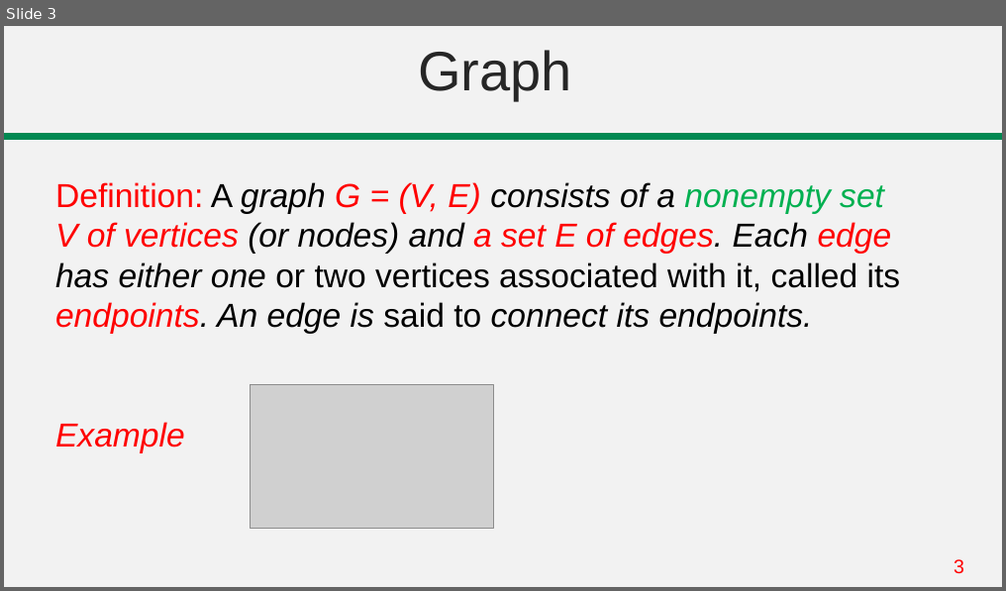
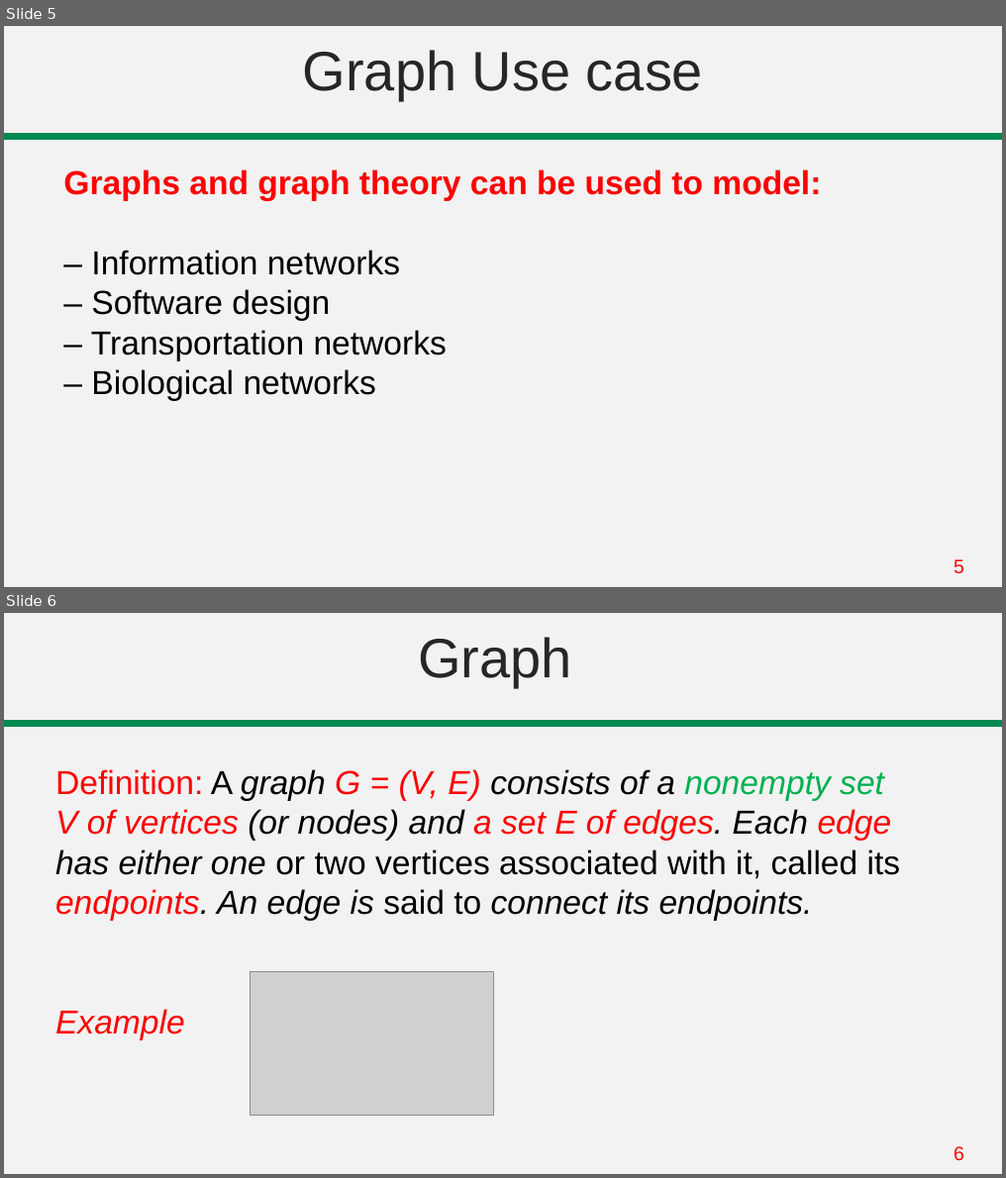
Before and after one commit to abrarhasan3/Green-Uni-All-Academic-Content, a slide deck: CSE 101 Discrete Mathematics/Lecture 26-30 Graph Tree.pptx. Shown one above the other, each under a label of ours: slide 3 before the commit, slides 5 and 6 after it. The pictures are 1006x591 and 1006x1178 pixels, drawn with LibreOffice and Linux fonts; fonts in the diff are those of the drawing; grey boxes stand for pictures. Boxes give left, top, right and bottom in pixels: in the first picture for what was removed or moved away, otherwise in the second. Text is boxed around its words. In the diff, an @@ line names an element or a change of style, - is before the commit and + after.

```diff
--- a/CSE 101 Discrete Mathematics/Lecture 26-30 Graph Tree.pptx
+++ b/CSE 101 Discrete Mathematics/Lecture 26-30 Graph Tree.pptx
@@ slide 5 added at box(4, 26, 1002, 587), background #F2F2F2; not listed: 2 template elements that a slide beside it also shows @@
@@ title added at box(303, 50, 703, 100), 40 pt, text #262626 @@
+Graph Use case
@@ text added at box(63, 170, 821, 401), 24 pt, text #000000 @@
+Graphs and graph theory can be used to model:
+– Information networks
+– Software design
+– Transportation networks
+– Biological networks
@@ what was slide 3 is now slide 6 @@
@@ page number at box(953, 1147, 964, 1161): text changed @@
-3
+6
```
Also in this commit, not shown: 2 slides changed, 2 other slides added.
